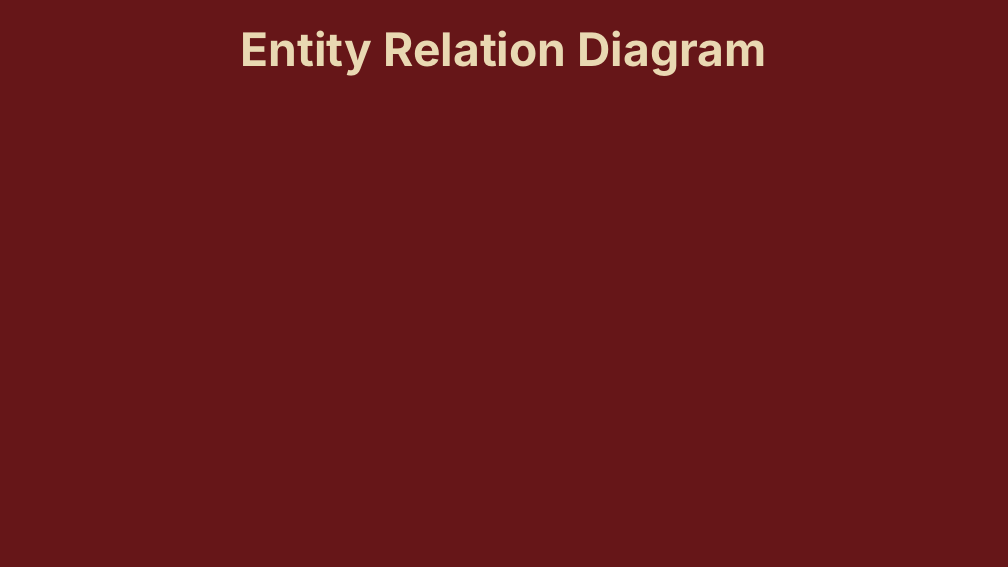
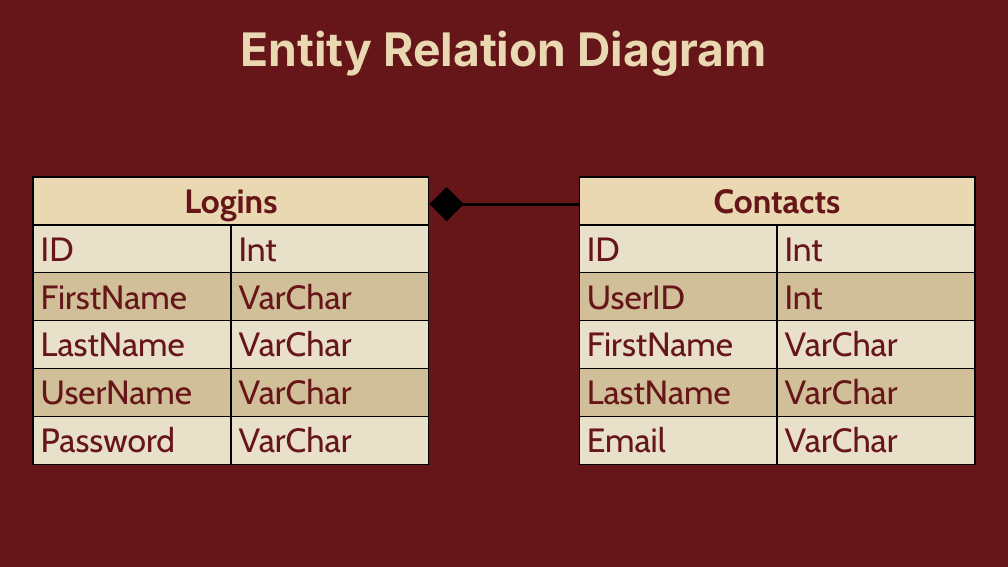
Before and after one commit to matt11matthew/ContactManager, a slide deck: slide 8 of Presentation/Contact Manager Presentation.pptx (slide 7 before the commit). Drawn at 1008x567 pixels with LibreOffice and Linux fonts; fonts in the diff are those of the drawing. Boxes give left, top, right and bottom in pixels: in the first picture for what was removed or moved away, otherwise in the second. Text is boxed around its words. In the diff, an @@ line names an element or a change of style, - is before the commit and + after.

```diff
--- a/Presentation/Contact Manager Presentation.pptx
+++ b/Presentation/Contact Manager Presentation.pptx
@@ table added at [33, 177, 430, 464], 6 rows, 2 columns @@
+Logins | 
+ID | Int
+FirstName | VarChar
+LastName | VarChar
+UserName | VarChar
+Password | VarChar
@@ table added at [579, 177, 975, 464], 6 rows, 2 columns @@
+Contacts | 
+ID | Int
+UserID | Int
+FirstName | VarChar
+LastName | VarChar
+Email | VarChar
@@ rectangle added at [431, 188, 463, 220], fill #000000, outline #000000 1.5 pt @@
@@ line added from (453, 204) to (579, 204), #000000 2.5 pt @@
```
Also in this commit, not shown: 5 other slides changed, 1 slide added.
